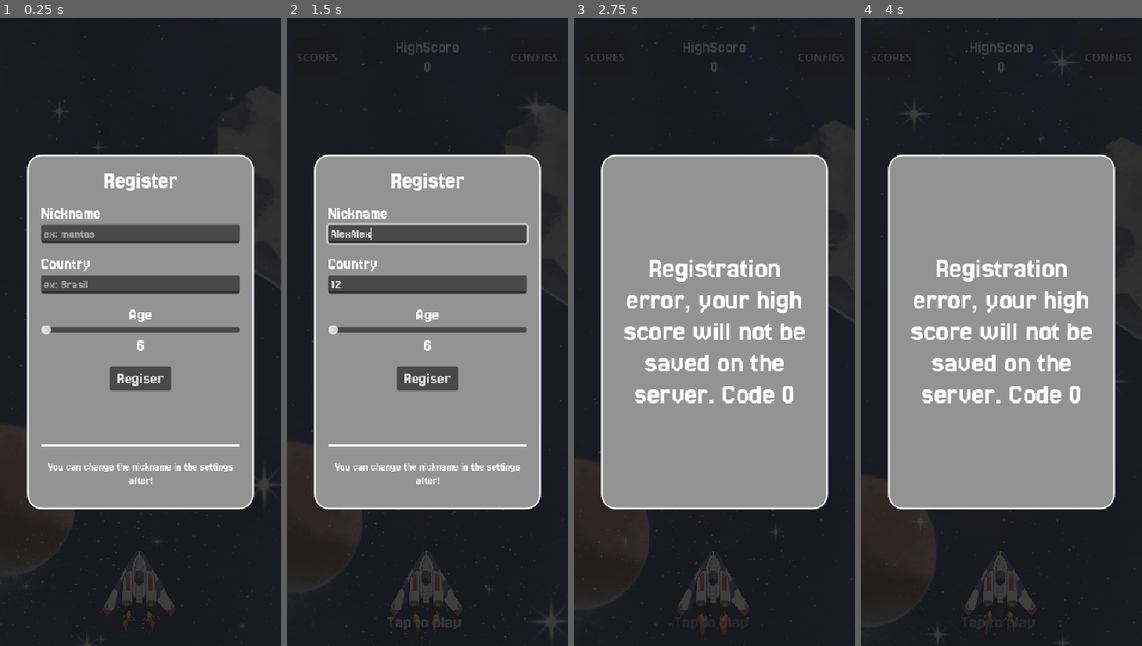
Above: before the commit, frames 1-4 (left to right).
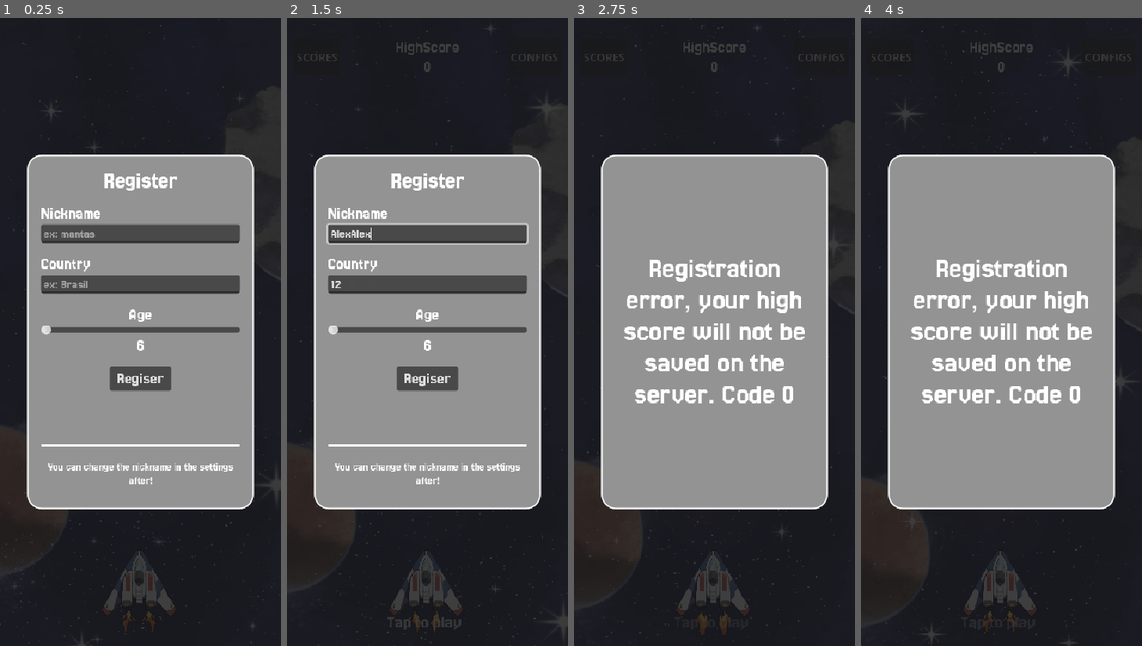
Above: after the commit, the same moments.

Repository: Juawo/space-shooter
Game: Godot game, scene res://scenes/game/main.tscn
The game is run twice, just before and just after one commit, with the same random seed, the same clock (stepped at 60 frames per second) and the same inputs. The engine's default icon, where the game draws it, is replaced by a stand-in: a white triangle on a blue panel in a dark square.
Inputs (mouse positions are in pixels of both pictures, inside the frame that each line leads up to):
- Up to frame 1 (0.25 s): no input
- Up to frame 2 (1.5 s): click (427, 231) at 0.52 s; type "Alex" at 0.6 s; click (427, 281) at 0.75 s; type "12" at 0.83 s; click (427, 231) at 0.98 s; type "Alex" at 1.07 s; click "SCORES" at 1.25 s
- Up to frame 3 (2.75 s): click "Regiser" at 2 s
- Up to frame 4 (4 s): click "CONFIGS" at 2.75 s; tap Enter at 3.5 s; move the mouse to (1001, 332) at 3.52 s; hold Right (ui_right) from 3.53 s (still down); click (1001, 332) at 3.67 s

The runs differ from the first frame. In frame 1, 0.4% of the frame differs, in the area x 0-100%, y 0-100%; in frame 2, 0.3%; in frame 3, 0.2%; in frame 4, 0.3%.

Commit message:
feat: add power-up sprite and update related scenes for improved gameplay

Diff:
--- a/scenes/game/background/background_layered.tscn
+++ b/scenes/game/background/background_layered.tscn
@@ -8,6 +8,7 @@
 
 [node name="background_parallax" type="Node2D"]
 z_index = -500
+scale = Vector2(1.1, 1)
 script = ExtResource("1_ae5p2")
 
 [node name="layer1" type="Parallax2D" parent="."]
--- a/scenes/game/player/player.tscn
+++ b/scenes/game/player/player.tscn
@@ -160,15 +160,15 @@
 
 [node name="Sprite" type="Sprite2D" parent="."]
 visible = false
-position = Vector2(0, -0.41666198)
-scale = Vector2(6.1111107, 5.7222223)
+position = Vector2(1.9073486e-06, 0)
+scale = Vector2(6.1111116, 5)
 texture = ExtResource("1_apxxd")
 
 [node name="Hitbox" type="Area2D" parent="."]
 collision_mask = 10
 
 [node name="CollisionShape2D" type="CollisionShape2D" parent="Hitbox"]
-position = Vector2(3.500003, -17.33333)
+position = Vector2(1, -11.5)
 shape = SubResource("RectangleShape2D_t5cse")
 debug_color = Color(0.9353768, 2.0311178e-05, 0.63873893, 0.41960785)
 
--- a/scenes/game/upgrades/cadence.tscn
+++ b/scenes/game/upgrades/cadence.tscn
@@ -1,10 +1,10 @@
 [gd_scene load_steps=4 format=3 uid="uid://cs68p11snrc0o"]
 
 [ext_resource type="Script" uid="uid://c1nb3c7epvds2" path="res://scripts/game/upgrades/cadence.gd" id="1_ldgc4"]
-[ext_resource type="Texture2D" uid="uid://cvxnsj15rgry5" path="res://icon.svg" id="2_dcdnc"]
+[ext_resource type="Texture2D" uid="uid://k27olmvywteg" path="res://assets/sprites/power-ups/powerup.png" id="2_ldgc4"]
 
 [sub_resource type="CircleShape2D" id="CircleShape2D_ows40"]
-radius = 20.09975
+radius = 26.019224
 
 [node name="Upgrade" type="Area2D"]
 modulate = Color(1, 1, 0.8235294, 1)
@@ -12,12 +12,11 @@
 script = ExtResource("1_ldgc4")
 
 [node name="Sprite2D" type="Sprite2D" parent="."]
-modulate = Color(0, 1, 1, 1)
-scale = Vector2(0.3, 0.3)
-texture = ExtResource("2_dcdnc")
+texture = ExtResource("2_ldgc4")
 
 [node name="CollisionShape2D" type="CollisionShape2D" parent="."]
 modulate = Color(0.48808843, 0.81586546, 0.99999994, 1)
+position = Vector2(0, -4)
 shape = SubResource("CircleShape2D_ows40")
 
 [node name="VisibleOnScreenEnabler2D" type="VisibleOnScreenEnabler2D" parent="."]
--- a/scripts/game/player/player.gd
+++ b/scripts/game/player/player.gd
@@ -21,7 +21,7 @@
 
 var accel_pos : Vector3
 var is_invecible : bool = false
-var half_width := 54.0
+var half_width := 54.0 # (tamanho_do_sprite * scale)/2
 
 var playerLife := 3 :
 	set (new_value) :
@@ -77,8 +77,7 @@
 			velocity.x = move_toward(velocity.x, 0, SPEED * delta * 10)
 	move_and_slide()
 
-	## Clamp (Limitar a nave dentro da tela)
-	#var half_width = (sprite.get_rect().size.x * sprite.scale.x) / 2
+	# Clamp (Limitar a nave dentro da tela)
 	position.x = clamp(position.x, half_width, screen_size.x - half_width)
 
 
Binary file added: assets/sprites/power-ups/powerup.png
Not shown, added: assets/sprites/power-ups/powerup.png.import
